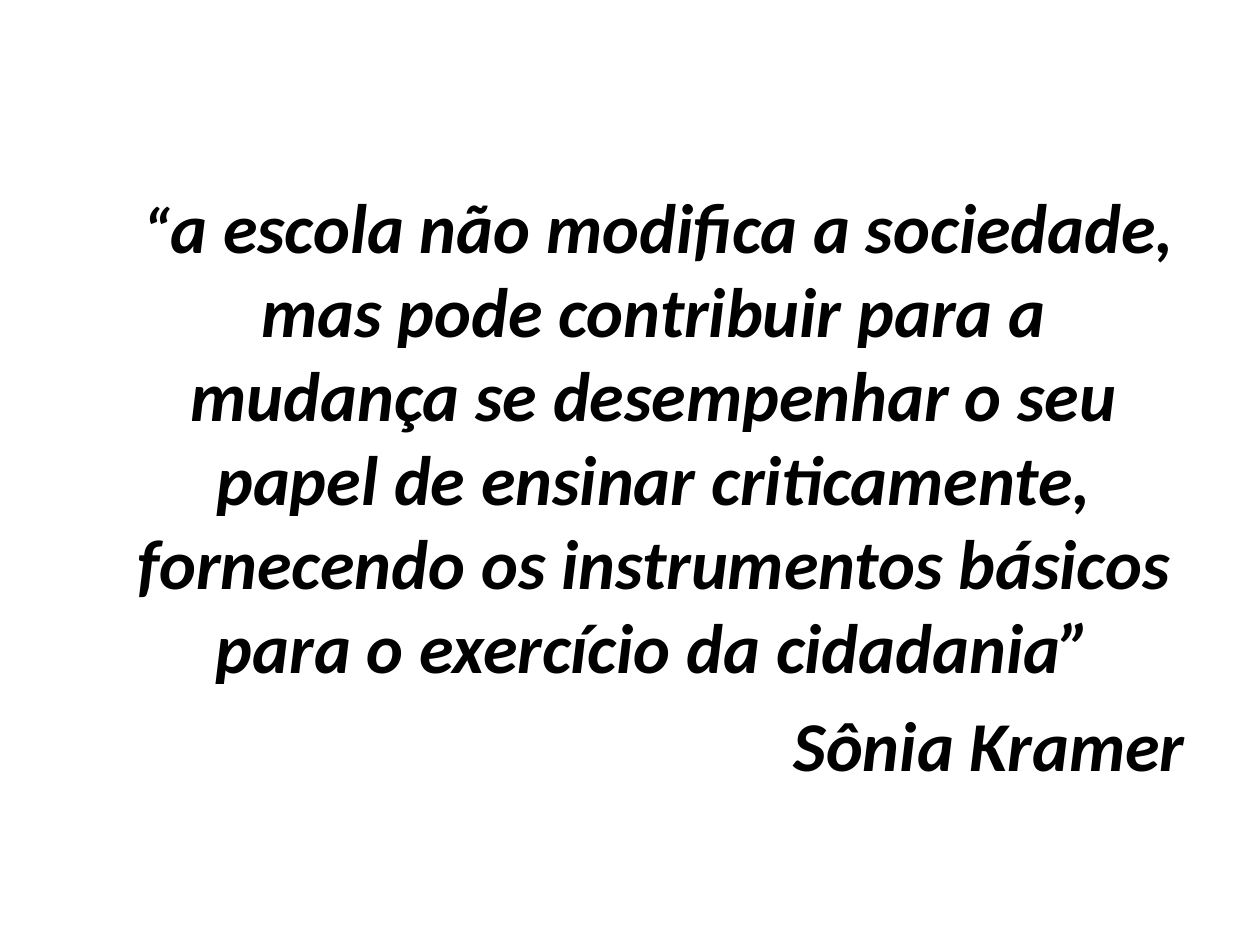
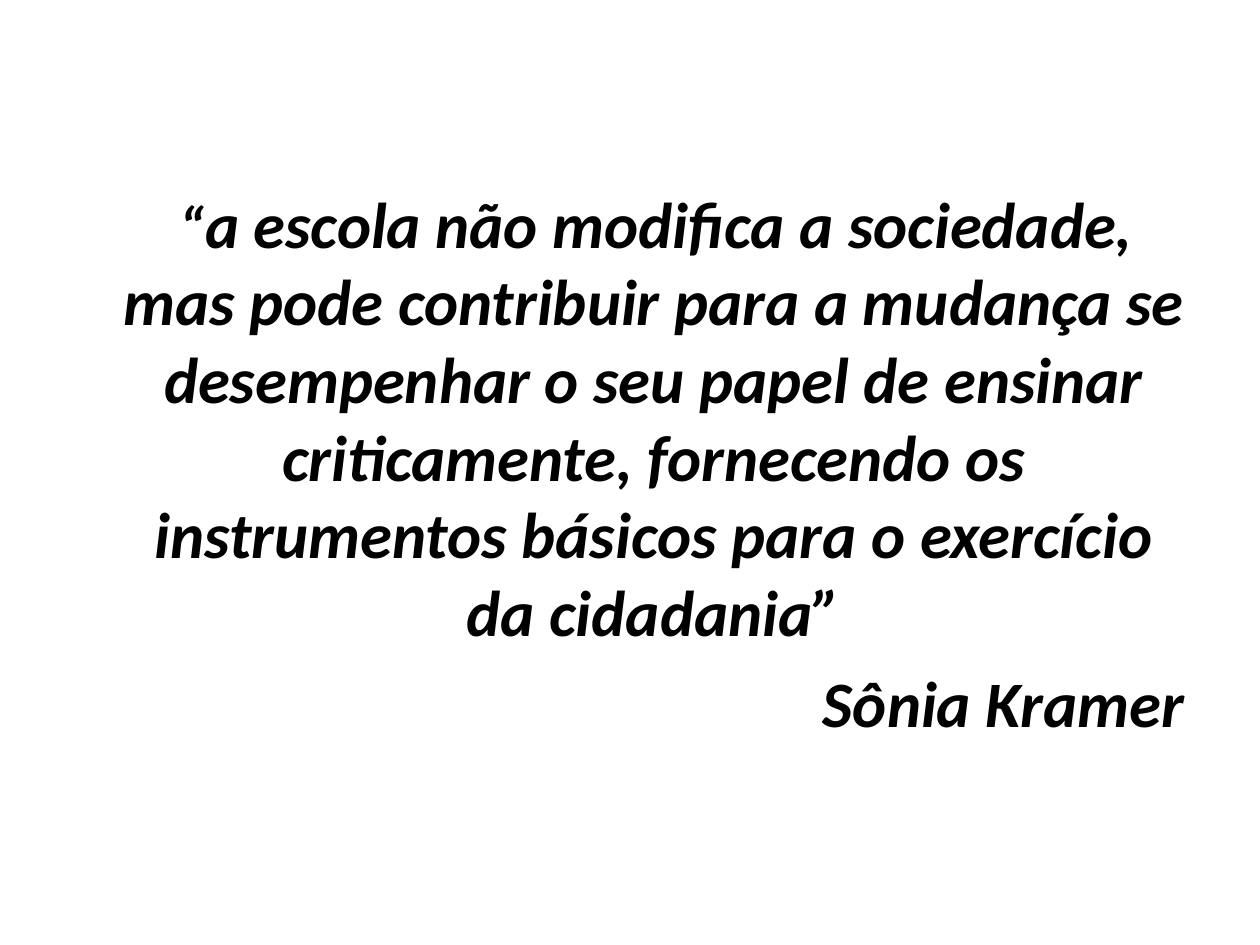
Before and after one commit to thiagopimenta/TCC2_Narjara, a slide deck: slide 24 of NARJARA SLIDE TCC.pptx (slide 19 before the commit). Drawn at 1260x945 pixels with LibreOffice and Linux fonts; fonts in the diff are those of the drawing. Boxes give left, top, right and bottom in pixels: in the first picture for what was removed or moved away, otherwise in the second. Text is boxed around its words. In the diff, an @@ line names an element or a change of style, - is before the commit and + after.

```diff
--- a/NARJARA SLIDE TCC.pptx
+++ b/NARJARA SLIDE TCC.pptx
@@ text "“a escola não modifica a ..." at (123, 202, 1184, 728): size 36 to 33.3 pt in "“a"; size 40 to 37 pt @@
```
Also in this commit, not shown: 2 other slides changed, 5 slides added.
